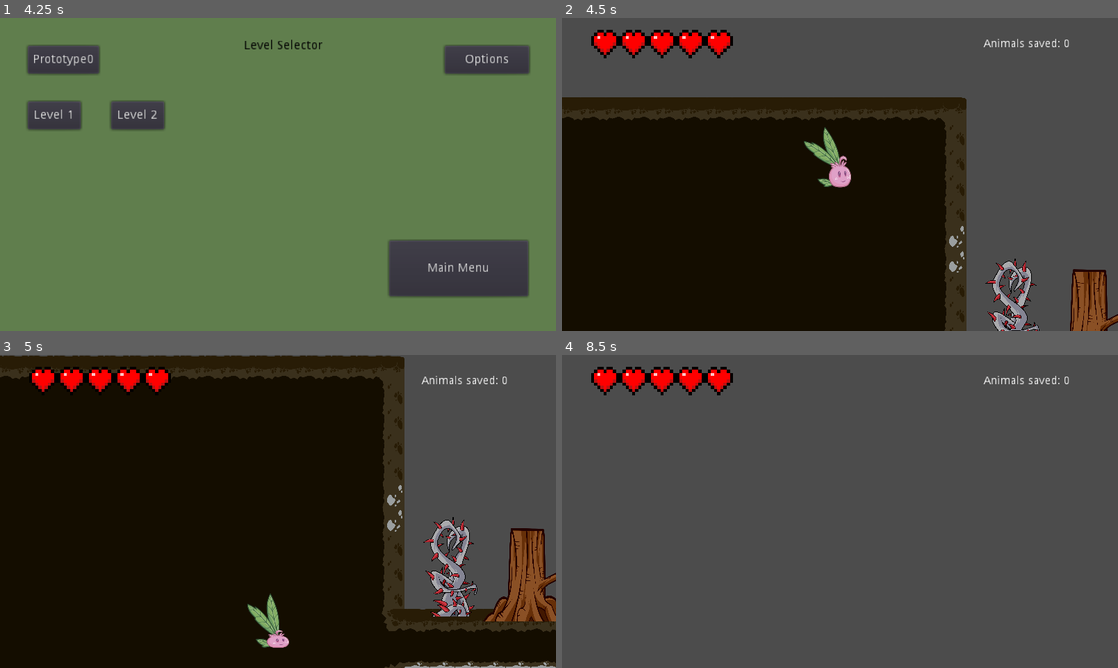
Above: before the commit, frames 1-4 (two rows, left to right).
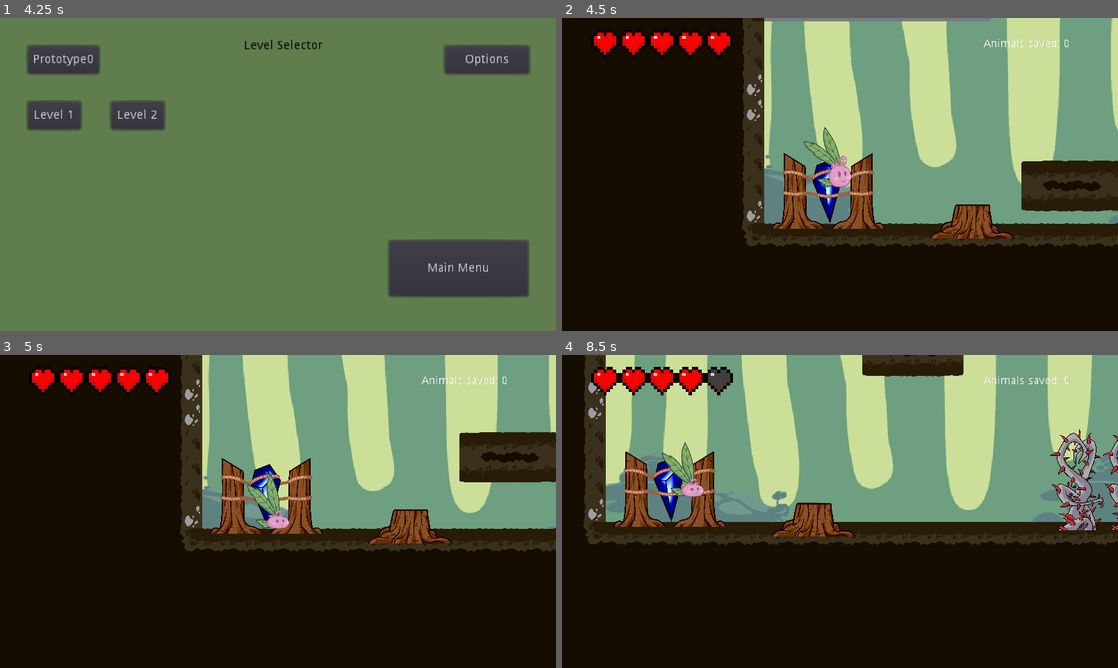
Above: after the commit, the same moments.

Repository: DamianKoch1/OnionsAdventure
Game: Godot game, scene res://Menus/MainMenu/MainMenu.tscn
The game is run twice, just before and just after one commit, with the same random seed, the same clock (stepped at 60 frames per second) and the same inputs.
Inputs:
- Up to frame 1 (4.25 s): click "New Game (wip)" at 0.5 s; click "New Game (wip)" at 1.25 s; click "Continue (wip)" at 2 s; click "Continue (wip)" at 2.75 s; click "Level Selection" at 3.5 s
- Up to frame 2 (4.5 s): click "Level 2" at 4.25 s
- Up to frame 3 (5 s): no input
- Up to frame 4 (8.5 s): hold Right (ui_right) 5.03-6.53 s; tap E (push) every 0.75 s from 5.1 to 8.1 s; tap Space (jump) at 5.27, 6.02, 7.52, 8.27 s; hold Left (ui_left) 6.53-7.28 s; hold Right (ui_right) from 7.28 s (still down)

Frame 1 is identical in both runs. In frame 2, 62% of the frame differs, in the area x 0-100%, y 0-100%; in frame 3, 48%; in frame 4, 99%.

Commit message:
added last background layer for levels

Diff:
--- a/Levels/Level 1.tscn
+++ b/Levels/Level 1.tscn
@@ -23,8 +23,9 @@
 [ext_resource path="res://Objects/Stones/stone l.tscn" type="PackedScene" id=21]
 [ext_resource path="res://stone l flip.tscn" type="PackedScene" id=22]
 [ext_resource path="res://Objects/Stones/Stone block.tscn" type="PackedScene" id=23]
-
-[node name="Level 1" index="0" instance=ExtResource( 1 )]
+[ext_resource path="res://Assets/Background/ParallaxBackground.tscn" type="PackedScene" id=24]
+
+[node name="Level 1" instance=ExtResource( 1 )]
 
 _sections_unfolded = [ "Transform" ]
 
@@ -109,6 +110,8 @@
 scale = Vector2( 0.568831, 0.622471 )
 
 [node name="Level specific" type="Node" parent="." index="18"]
+
+editor/display_folded = true
 
 [node name="FireS3" parent="Level specific" index="0" instance=ExtResource( 15 )]
 
@@ -174,6 +177,14 @@
 [node name="Stone block" parent="Level specific" index="12" instance=ExtResource( 23 )]
 
 position = Vector2( 10623.2, 355.349 )
+
+[node name="ParallaxBackground" parent="." index="19" instance=ExtResource( 24 )]
+
+[node name="Sprite" parent="ParallaxBackground/ParallaxLayer" index="0"]
+
+position = Vector2( 4090.66, 5.27643 )
+scale = Vector2( 0.294732, 0.294732 )
+region_rect = Rect2( -1820, 4, 77136, 2000 )
 
 
 [editable path="M1"]
@@ -186,3 +197,4 @@
 [editable path="Level specific/Box11"]
 [editable path="Level specific/endstone"]
 [editable path="Level specific/trappedNPC"]
+[editable path="ParallaxBackground"]
--- a/Levels/Level 2.tscn
+++ b/Levels/Level 2.tscn
@@ -25,6 +25,7 @@
 [ext_resource path="res://Modules/M9v2.tscn" type="PackedScene" id=23]
 [ext_resource path="res://Modules/M18.tscn" type="PackedScene" id=24]
 [ext_resource path="res://Modules/M20.tscn" type="PackedScene" id=25]
+[ext_resource path="res://Assets/Background/ParallaxBackground.tscn" type="PackedScene" id=26]
 
 [sub_resource type="RectangleShape2D" id=1]
 
@@ -36,7 +37,7 @@
 custom_solver_bias = 0.0
 extents = Vector2( 447.881, 10 )
 
-[node name="Level 2" index="0" instance=ExtResource( 1 )]
+[node name="Level 2" instance=ExtResource( 1 )]
 
 position = Vector2( -10.252, 2.05054 )
 _sections_unfolded = [ "Transform" ]
@@ -47,7 +48,7 @@
 
 [node name="Onion" parent="." index="1"]
 
-position = Vector2( -469.748, -482.051 )
+position = Vector2( -213.748, 29.9495 )
 
 [node name="TileMap" parent="." index="2"]
 
@@ -434,6 +435,13 @@
 [node name="M20" parent="." index="16" instance=ExtResource( 25 )]
 
 position = Vector2( 10.252, -2.05054 )
+
+[node name="ParallaxBackground" parent="." index="17" instance=ExtResource( 26 )]
+
+[node name="Sprite" parent="ParallaxBackground/ParallaxLayer" index="0"]
+
+position = Vector2( 3832, -360.635 )
+scale = Vector2( 0.521883, 0.521884 )
 
 
 [editable path="Level specific/moving Platform"]
@@ -467,3 +475,4 @@
 [editable path="Level specific/Ladder3"]
 [editable path="Level specific/Ladder4"]
 [editable path="M19"]
+[editable path="ParallaxBackground"]
--- a/Levels/Level 3.tscn
+++ b/Levels/Level 3.tscn
@@ -14,6 +14,7 @@
 [ext_resource path="res://Objects/Checkpoint/Checkpoint.tscn" type="PackedScene" id=12]
 [ext_resource path="res://Objects/Stones/Stone s.tscn" type="PackedScene" id=13]
 [ext_resource path="res://Objects/Thornbush/Thornbush.tscn" type="PackedScene" id=14]
+[ext_resource path="res://Assets/Background/ParallaxBackground.tscn" type="PackedScene" id=15]
 
 [sub_resource type="RectangleShape2D" id=1]
 
@@ -34,7 +35,6 @@
 [node name="Onion" parent="." index="1"]
 
 position = Vector2( 41.4233, 41.7265 )
-gracePeriod = 2
 
 [node name="TileMap" parent="." index="2"]
 
@@ -48,27 +48,7 @@
 
 position = Vector2( -60.9926, 17.9237 )
 
-[node name="ParallaxBackground" parent="." index="5"]
-
-editor/display_folded = true
-
-[node name="ParallaxLayer" parent="ParallaxBackground" index="0"]
-
-visible = false
-
-[node name="Sprite" parent="ParallaxBackground/ParallaxLayer" index="0"]
-
-visible = false
-
-[node name="ParallaxLayer2" parent="ParallaxBackground" index="1"]
-
-visible = false
-
-[node name="Sprite" parent="ParallaxBackground/ParallaxLayer2" index="0"]
-
-visible = false
-
-[node name="stump l 1" type="Sprite" parent="." index="6"]
+[node name="stump l 1" type="Sprite" parent="." index="5"]
 
 editor/display_folded = true
 position = Vector2( 330, -90 )
@@ -147,7 +127,7 @@
 scale = Vector2( 62.1414, 19.2334 )
 shape = SubResource( 2 )
 
-[node name="branch left" parent="." index="7" instance=ExtResource( 3 )]
+[node name="branch left" parent="." index="6" instance=ExtResource( 3 )]
 
 editor/display_folded = true
 position = Vector2( 550, -80 )
@@ -170,7 +150,7 @@
 polygon = PoolVector2Array( 1022.83, 288.266, 962.667, 192.178, 589.75, 67.2035, 242.281, 9.51306, 18.6719, 4.0188, 26.7892, 104.53, 246.969, 140.243, 549.716, 217.163, 1022.83, 384.355 )
 one_way_collision = true
 
-[node name="Branch right" parent="." index="8" instance=ExtResource( 3 )]
+[node name="Branch right" parent="." index="7" instance=ExtResource( 3 )]
 
 editor/display_folded = true
 position = Vector2( 850, -190 )
@@ -193,13 +173,13 @@
 polygon = PoolVector2Array( 0, 448.335, 0, 224.167, 448.313, 80.5259, 722.523, 27.3701, 1062.47, 6.62183, 1021.45, 150.648, 758.573, 194.953, 457.305, 283.562 )
 one_way_collision = true
 
-[node name="Ladder" parent="." index="9" instance=ExtResource( 6 )]
+[node name="Ladder" parent="." index="8" instance=ExtResource( 6 )]
 
 editor/display_folded = true
 position = Vector2( 770, -180 )
 scale = Vector2( 1, 3.46875 )
 
-[node name="Rope" parent="." index="10" instance=ExtResource( 7 )]
+[node name="Rope" parent="." index="9" instance=ExtResource( 7 )]
 
 editor/display_folded = true
 position = Vector2( 1210, -470 )
@@ -210,7 +190,7 @@
 position = Vector2( 0, 14.7086 )
 scale = Vector2( 1, 2.34207 )
 
-[node name="Rope2" parent="." index="11" instance=ExtResource( 7 )]
+[node name="Rope2" parent="." index="10" instance=ExtResource( 7 )]
 
 editor/display_folded = true
 position = Vector2( 1710, -250 )
@@ -221,13 +201,13 @@
 position = Vector2( 0, 14.7086 )
 scale = Vector2( 1, 2.34207 )
 
-[node name="Bouncer" parent="." index="12" instance=ExtResource( 8 )]
+[node name="Bouncer" parent="." index="11" instance=ExtResource( 8 )]
 
 editor/display_folded = true
 position = Vector2( 1310, 40 )
 scale = Vector2( 0.875, 0.796875 )
 
-[node name="stump l 2" type="Sprite" parent="." index="13"]
+[node name="stump l 2" type="Sprite" parent="." index="12"]
 
 editor/display_folded = true
 position = Vector2( 1390, -90 )
@@ -261,13 +241,13 @@
 scale = Vector2( 62.1414, 19.2334 )
 shape = SubResource( 2 )
 
-[node name="FireSalamander" parent="." index="14" instance=ExtResource( 9 )]
+[node name="FireSalamander" parent="." index="13" instance=ExtResource( 9 )]
 
 editor/display_folded = true
 position = Vector2( 1560, -370 )
 objToDestroyPath = NodePath("../Thornbush4")
 
-[node name="Movingplatform" parent="." index="15" instance=ExtResource( 10 )]
+[node name="Movingplatform" parent="." index="14" instance=ExtResource( 10 )]
 
 editor/display_folded = true
 position = Vector2( 1900, -380 )
@@ -289,7 +269,7 @@
 position = Vector2( 0, 140 )
 scale = Vector2( 1, 3.46875 )
 
-[node name="stone big" type="Sprite" parent="." index="16"]
+[node name="stone big" type="Sprite" parent="." index="15"]
 
 editor/display_folded = true
 position = Vector2( 2378.41, -65.2305 )
@@ -319,7 +299,7 @@
 build_mode = 0
 polygon = PoolVector2Array( 186.362, 17.8093, 202.906, 57.4943, 240.874, 83.5438, 251.018, 112.479, 279.884, 139.971, 2 …(529 unchanged characters)…
 
-[node name="Rope3" parent="." index="17" instance=ExtResource( 7 )]
+[node name="Rope3" parent="." index="16" instance=ExtResource( 7 )]
 
 editor/display_folded = true
 position = Vector2( 2440, -300 )
@@ -330,38 +310,45 @@
 position = Vector2( 0, 14.7086 )
 scale = Vector2( 1, 2.34207 )
 
-[node name="Checkpoint" parent="." index="18" instance=ExtResource( 12 )]
+[node name="Checkpoint" parent="." index="17" instance=ExtResource( 12 )]
 
 position = Vector2( 2734.01, 17 )
 
-[node name="Stone s" parent="." index="19" instance=ExtResource( 13 )]
+[node name="Stone s" parent="." index="18" instance=ExtResource( 13 )]
 
 position = Vector2( 295.578, 37.0978 )
 
-[node name="Thornbush" parent="." index="20" instance=ExtResource( 14 )]
+[node name="Thornbush" parent="." index="19" instance=ExtResource( 14 )]
 
 editor/display_folded = true
 position = Vector2( 868.33, 7.35095 )
 
-[node name="Thornbush2" parent="." index="21" instance=ExtResource( 14 )]
+[node name="Thornbush2" parent="." index="20" instance=ExtResource( 14 )]
 
 editor/display_folded = true
 position = Vector2( 1594.68, 7.11537 )
 
-[node name="Thornbush3" parent="." index="22" instance=ExtResource( 14 )]
+[node name="Thornbush3" parent="." index="21" instance=ExtResource( 14 )]
 
 editor/display_folded = true
 position = Vector2( 1667.12, 6.51663 )
 
-[node name="Thornbush4" parent="." index="23" instance=ExtResource( 14 )]
+[node name="Thornbush4" parent="." index="22" instance=ExtResource( 14 )]
 
 editor/display_folded = true
 position = Vector2( 1662.04, -406.705 )
 
-[node name="Thornbush5" parent="." index="24" instance=ExtResource( 14 )]
+[node name="Thornbush5" parent="." index="23" instance=ExtResource( 14 )]
 
 editor/display_folded = true
 position = Vector2( 2379.34, 10.4961 )
+
+[node name="ParallaxBackground" parent="." index="24" instance=ExtResource( 15 )]
+
+[node name="Sprite" parent="ParallaxBackground/ParallaxLayer" index="0"]
+
+position = Vector2( 2477.86, -155.083 )
+scale = Vector2( 0.306159, 0.306159 )
 
 
 [editable path="Ladder"]
@@ -377,3 +364,4 @@
 [editable path="Thornbush3"]
 [editable path="Thornbush4"]
 [editable path="Thornbush5"]
+[editable path="ParallaxBackground"]
Not shown: 1 places in Levels/Level 1.tscn that only renumber resources
Not shown: 1 places in Levels/Level 2.tscn that only renumber resources
Not shown: 1 places in Levels/Level 3.tscn that only renumber resources
